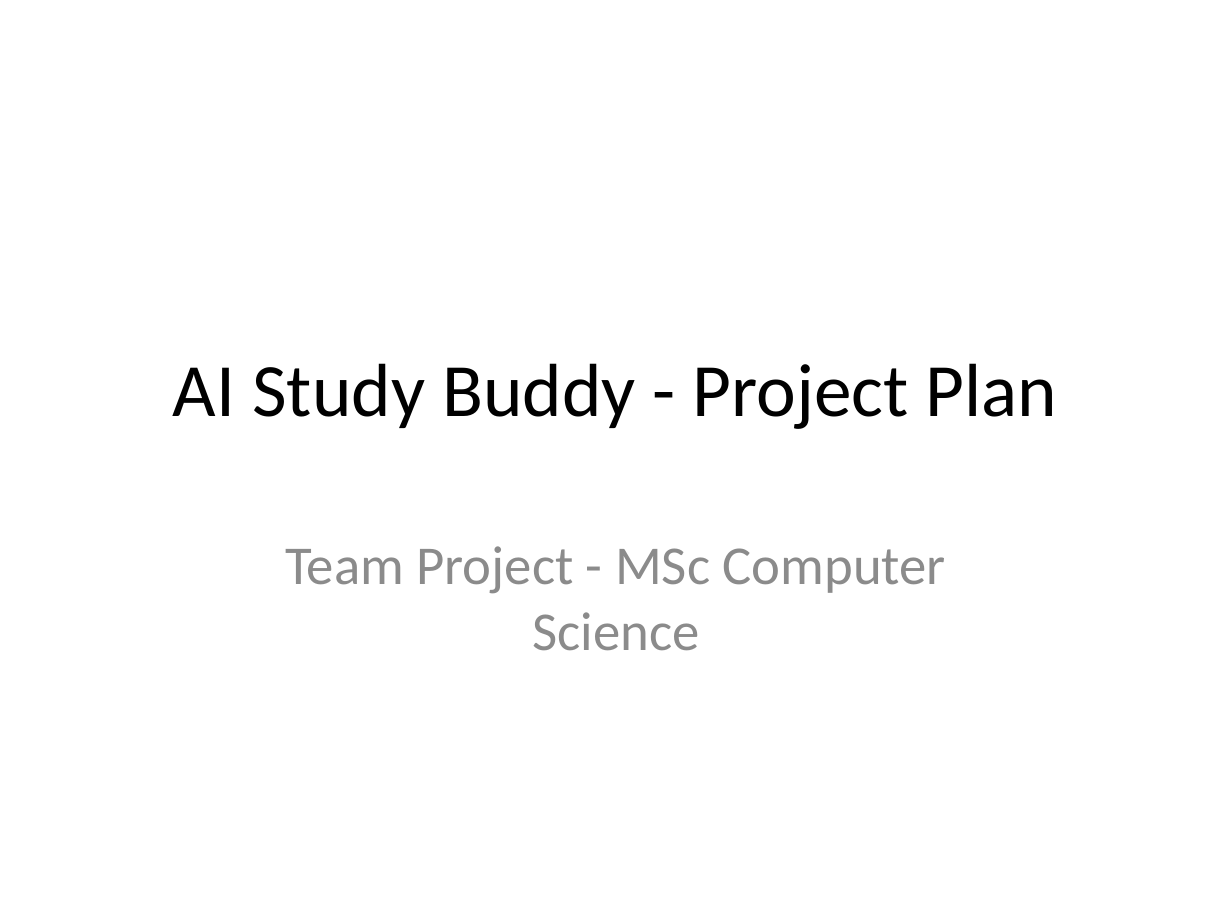
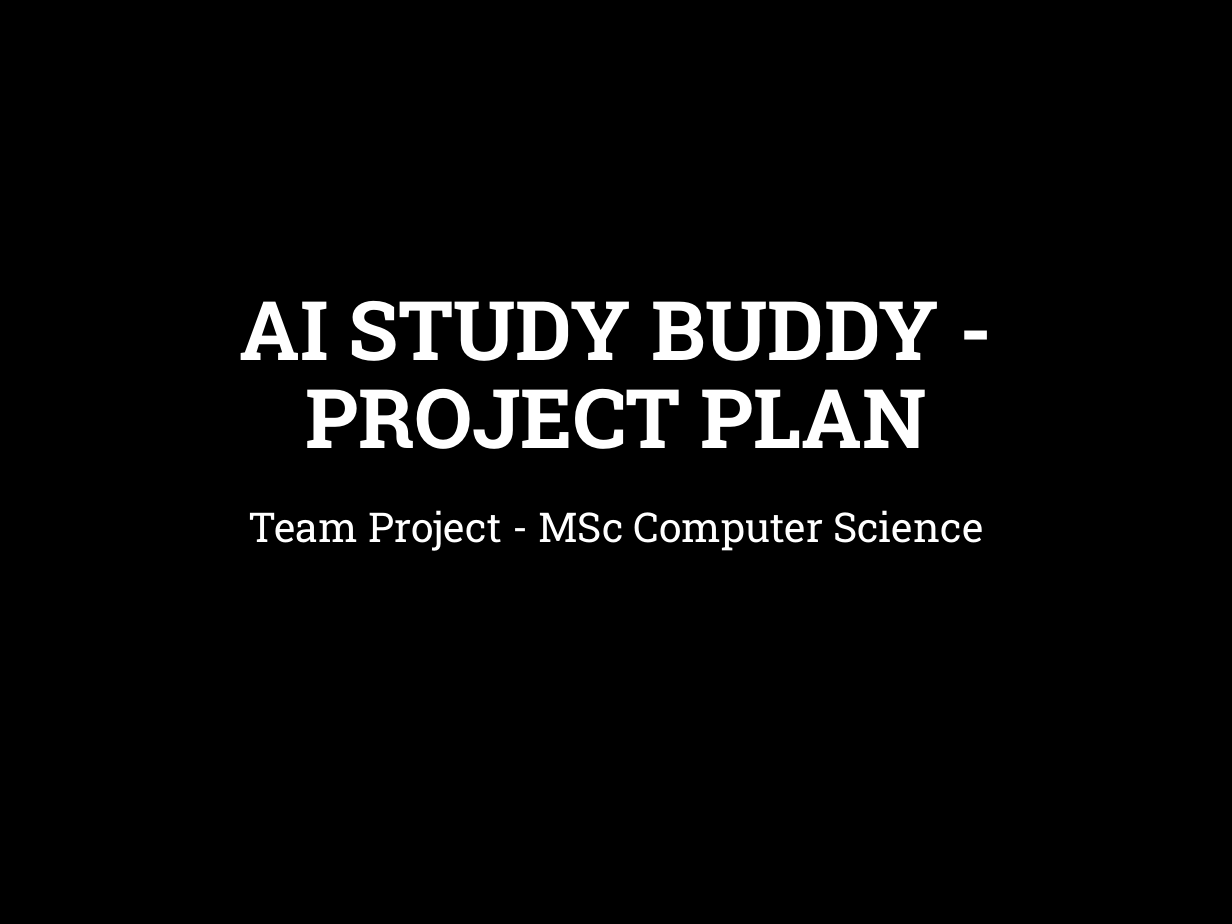
Before and after one commit to yuriiSY/Study-Buddy, a slide deck: slide 1 of Weekly Submissions/Week1/Project Plan.pptx. Drawn at 1232x924 pixels with LibreOffice and Linux fonts; fonts in the diff are those of the drawing; background and template pictures are left out. Boxes give left, top, right and bottom in pixels: in the first picture for what was removed or moved away, otherwise in the second. Text is boxed around its words. In the diff, an @@ line names an element or a change of style, - is before the commit and + after.

```diff
--- a/Weekly Submissions/Week1/Project Plan.pptx
+++ b/Weekly Submissions/Week1/Project Plan.pptx
@@ background #FFFFFF to picture (left out) @@
@@ title "AI STUDY BUDDY - PROJECT ..." at bbox=[239, 301, 939, 449]: vertical alignment middle to bottom @@
@@ title at bbox=[239, 301, 939, 449]: text changed; size 44 to 48 pt; font Calibri to Roboto Slab; text colour #000000 to #FFFFFF; bold on @@
-AI Study Buddy - Project Plan
+AI STUDY BUDDY - PROJECT PLAN
@@ subtitle "Team Project - MSc Computer ...": place and size @@
-subtitle "Team Project - MSc Computer ..." at bbox=[285, 546, 946, 651]
+subtitle "Team Project - MSc Computer ..." at bbox=[248, 510, 983, 551]
@@ subtitle "Team Project - MSc Computer ..." at bbox=[248, 510, 983, 551]: size 32 to 24 pt, font Calibri to Roboto Slab, text colour #8C8C8C to #FFFFFF; line spacing 1 to 1.2; more space between paragraphs @@
```
Also in this commit, not shown: 6 other slides changed, 2 slides added.
